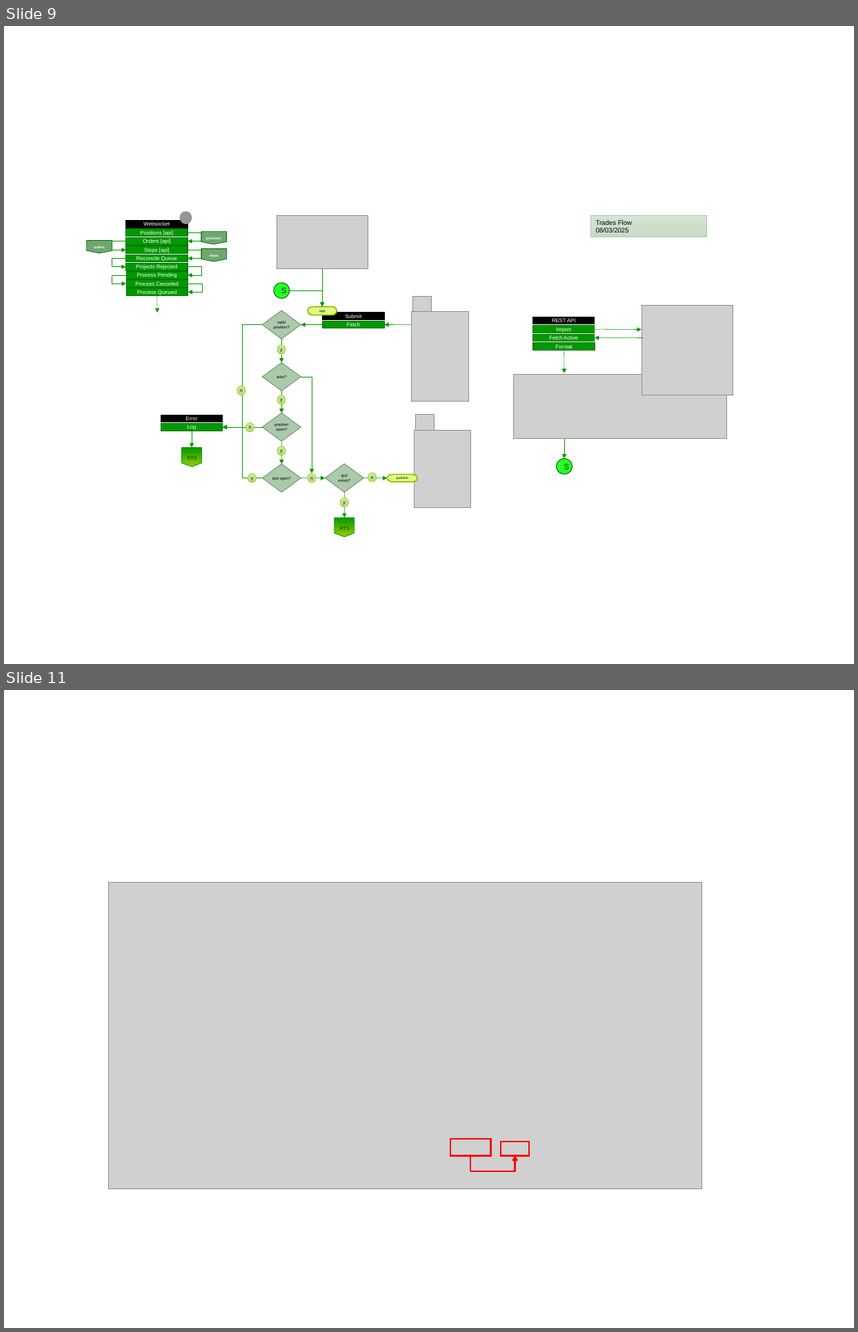
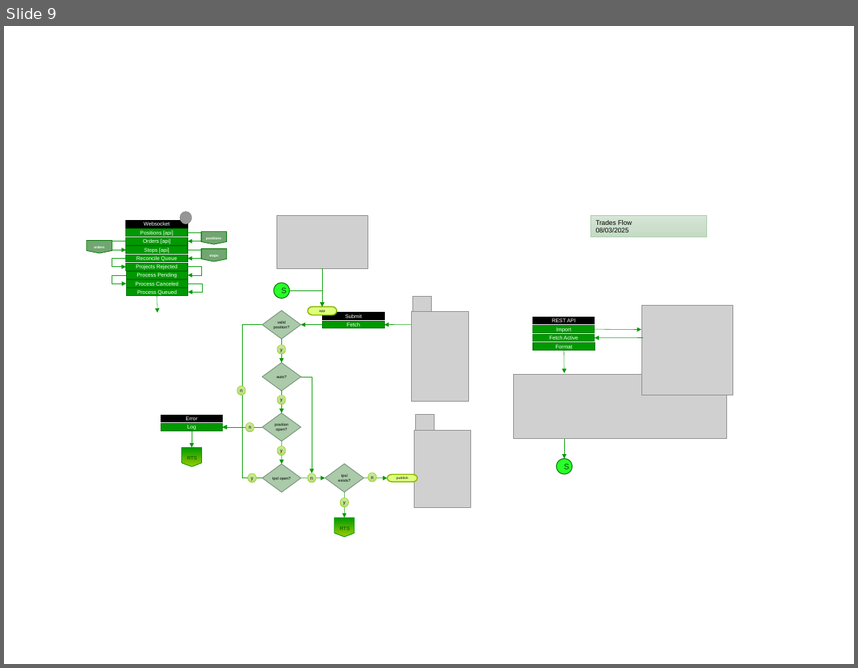
Before and after one commit to djorgens2/blofin-data, a slide deck: ~Documents/AppArchitecture.pptx. Shown one above the other, each under a label of ours: slides 9 and 11 before the commit, slide 9 after it; the slides between them are not shown. The pictures are 858x1332 and 858x668 pixels, drawn with LibreOffice and Linux fonts; fonts in the diff are those of the drawing; grey boxes stand for pictures; background and template pictures are left out. Boxes give left, top, right and bottom in pixels: in the first picture for what was removed or moved away, otherwise in the second. Text is boxed around its words. In the diff, an @@ line names an element or a change of style, - is before the commit and + after.

```diff
--- a/~Documents/AppArchitecture.pptx
+++ b/~Documents/AppArchitecture.pptx
@@ slide 11 removed at <box>4,690,854,1328</box>, background picture (left out) @@
@@ picture removed at <box>109,883,702,1189</box> @@
@@ rectangle removed at <box>450,1138,490,1156</box> @@
@@ rectangle removed at <box>501,1141,529,1156</box> @@
@@ elbow arrow removed from (470, 1156) to (515, 1156) @@
```
Also in this commit, not shown: 1 slide changed, 1 other slide removed, 17 other files.
